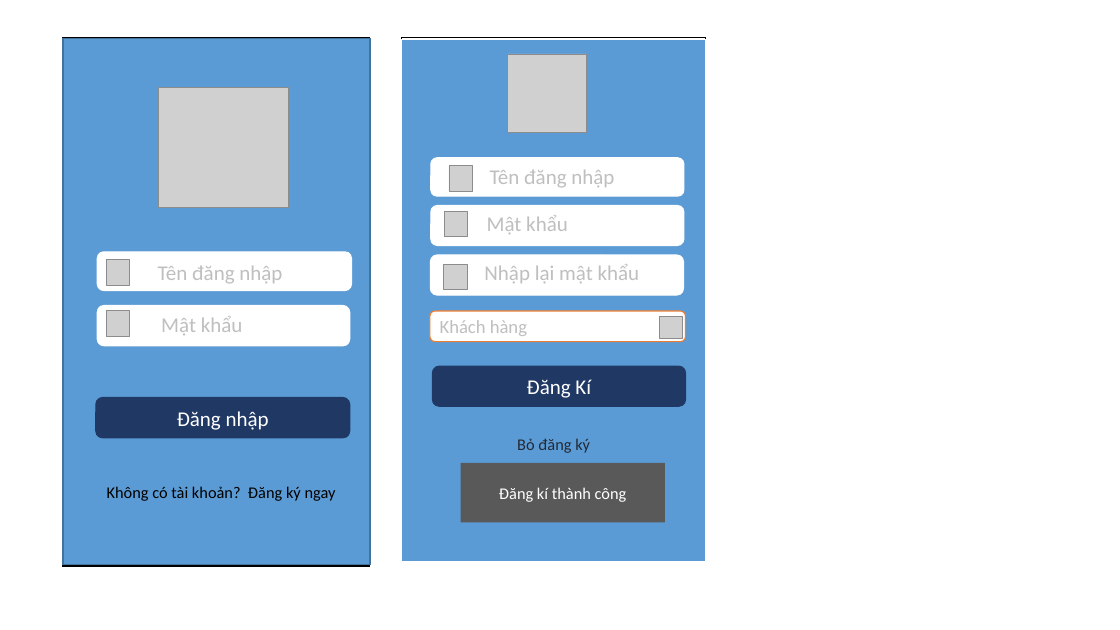
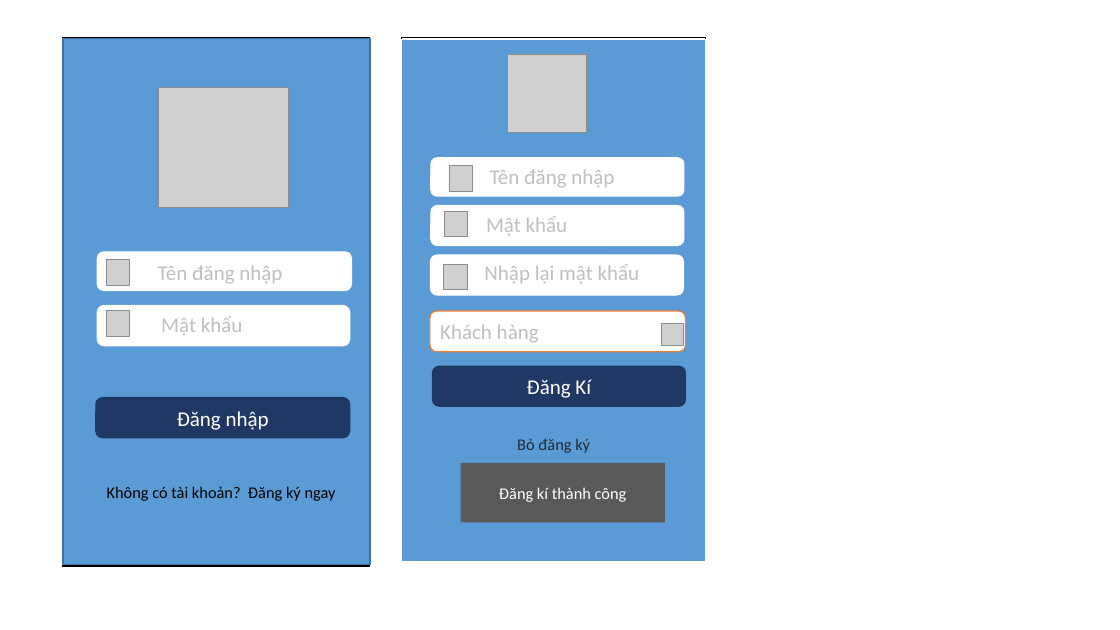
Before and after one commit to conghoangv624/Chuy-n-dd-nh-m-6, a slide deck: slide 2 of Document/CD1-Nhom6-Full.pptx. Drawn at 1120x630 pixels with LibreOffice and Linux fonts; fonts in the diff are those of the drawing; grey boxes stand for pictures. Boxes give left, top, right and bottom in pixels: in the first picture for what was removed or moved away, otherwise in the second. Text is boxed around its words. In the diff, an @@ line names an element or a change of style, - is before the commit and + after.

```diff
--- a/Document/CD1-Nhom6-Full.pptx
+++ b/Document/CD1-Nhom6-Full.pptx
@@ rounded rectangle "Khách hàng" resized from (x1=430, y1=311, x2=686, y2=342) to (x1=430, y1=311, x2=686, y2=351) @@
@@ rounded rectangle "Khách hàng" at (x1=430, y1=311, x2=686, y2=351): size 16 to 18 pt @@
@@ picture moved from (x1=660, y1=317, x2=683, y2=339) to (x1=661, y1=323, x2=684, y2=346) @@
```
Also in this commit, not shown: 12 other slides changed.
